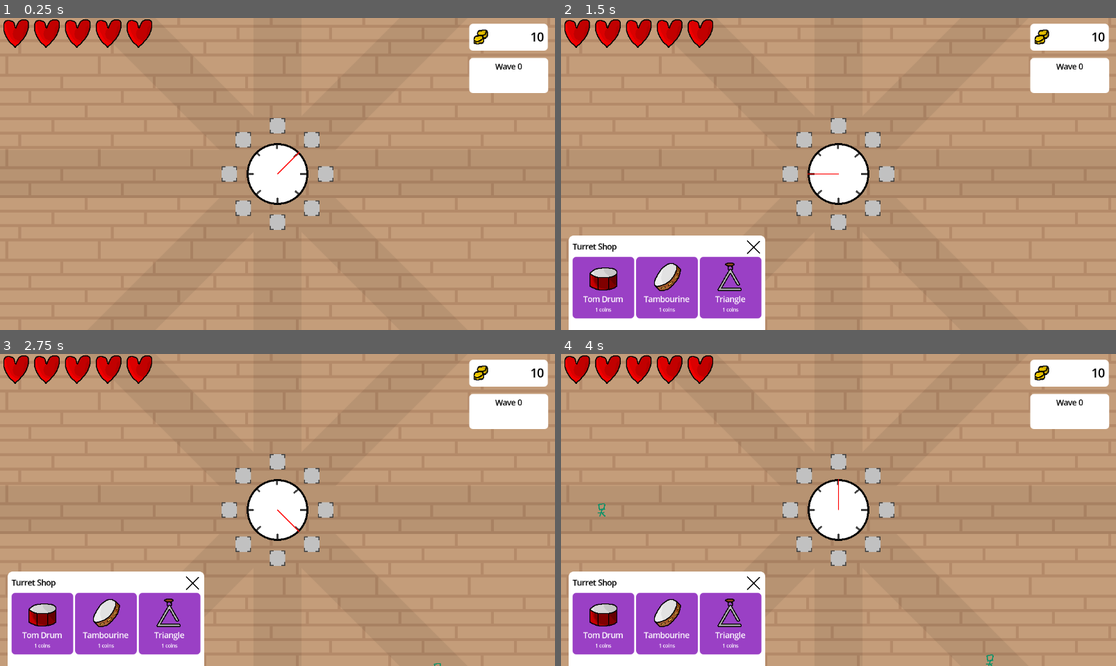
Above: before the commit, frames 1-4 (two rows, left to right).
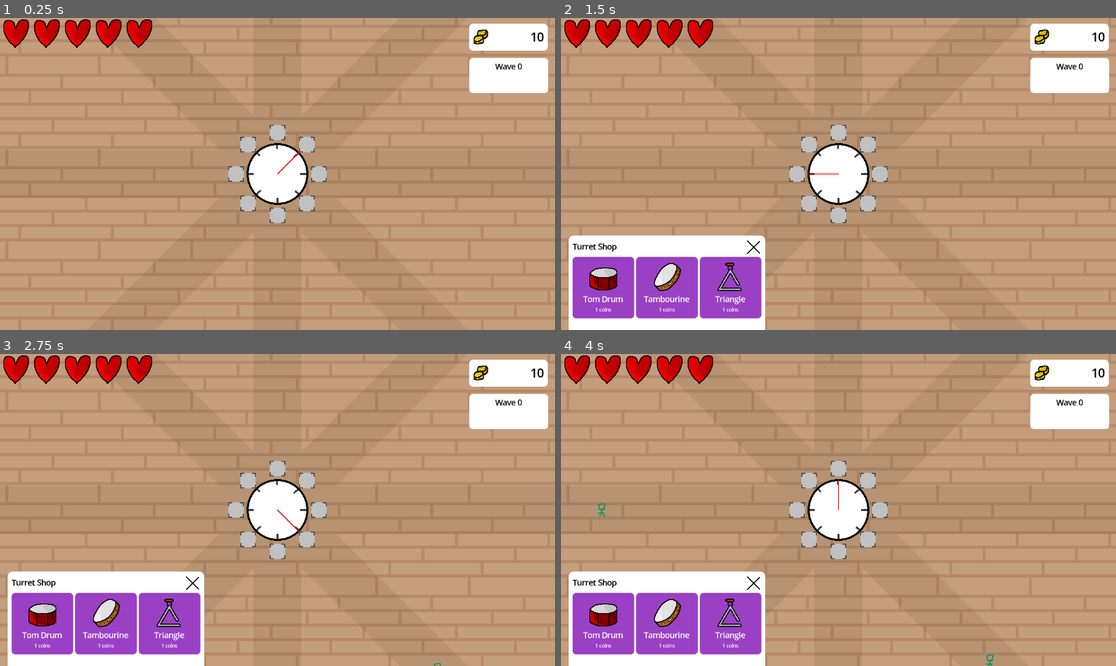
Above: after the commit, the same moments.

Repository: SeriousGuy888/MetronomeTowerDefenceGame
Game: Godot game, scene res://scenes/main.tscn
Two runs of this game, one before a commit and one after it. Both use one fixed random seed, a clock stepped at 60 frames per second and the inputs below.
Inputs (mouse positions are in pixels of both pictures, inside the frame that each line leads up to):
- Up to frame 1 (0.25 s): no input
- Up to frame 2 (1.5 s): click (838, 127) at 0.52 s; click (838, 127) at 1.27 s
- Up to frame 3 (2.75 s): click (277, 463) at 2.02 s
- Up to frame 4 (4 s): no input

The runs differ from the first frame. In frame 1, 1.2% of the frame differs, in the area x 39-61%, y 32-68%; in frame 2, 1.2%; in frame 3, 1.2%; in frame 4, 1.2%.

Commit message:
Update turret_slot_manager.gd

Diff:
--- a/scenes/metronome/turret_slot_manager.gd
+++ b/scenes/metronome/turret_slot_manager.gd
@@ -1,7 +1,7 @@
 extends Node
 
 @export var turret_slot_scene: PackedScene
-@export var radius = 100
+@export var radius = 86
 
 var slots: Dictionary = {}
 
